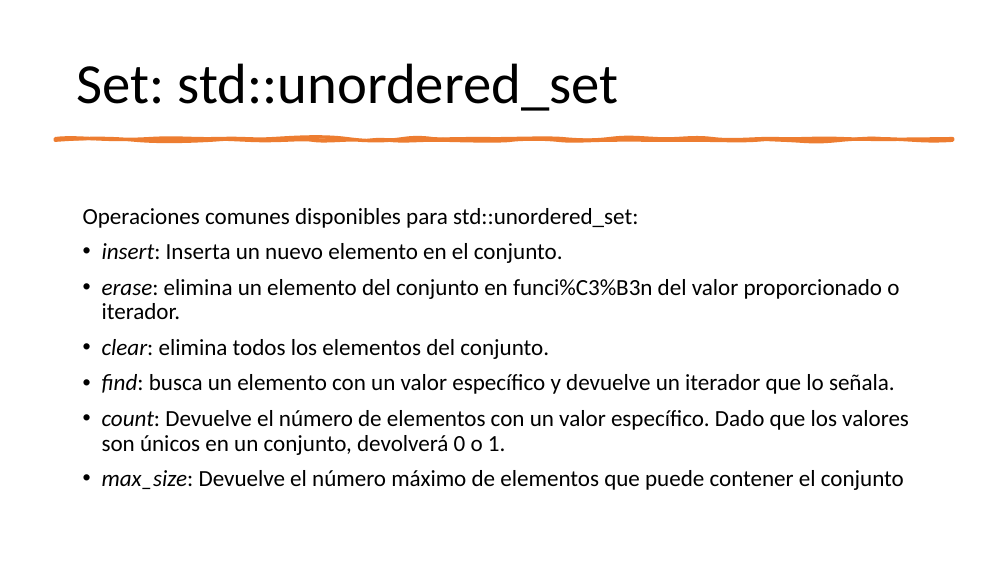
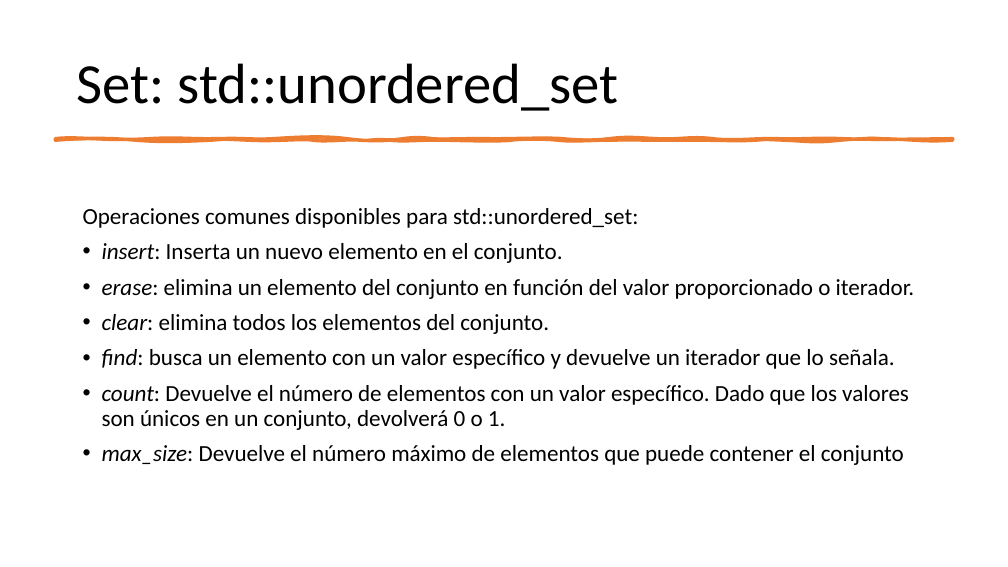
Before and after one commit to ppa-docencia-u/usm-ejemplos-estdatos, a slide deck: slide 95 of presentacion/Estructuras de datos-1.pptx. Drawn at 1008x567 pixels with LibreOffice and Linux fonts; fonts in the diff are those of the drawing. Boxes give left, top, right and bottom in pixels: in the first picture for what was removed or moved away, otherwise in the second. Text is boxed around its words. In the diff, an @@ line names an element or a change of style, - is before the commit and + after.

```diff
--- a/presentacion/Estructuras de datos-1.pptx
+++ b/presentacion/Estructuras de datos-1.pptx
@@ text at (102,279,915,299): text changed @@
-• erase: elimina un elemento del conjunto en funci%C3%B3n del valor proporcionado o iterador.
+• erase: elimina un elemento del conjunto en función del valor proporcionado o iterador.
```
Also in this commit, not shown: 9 other slides changed, 1 slide added.
